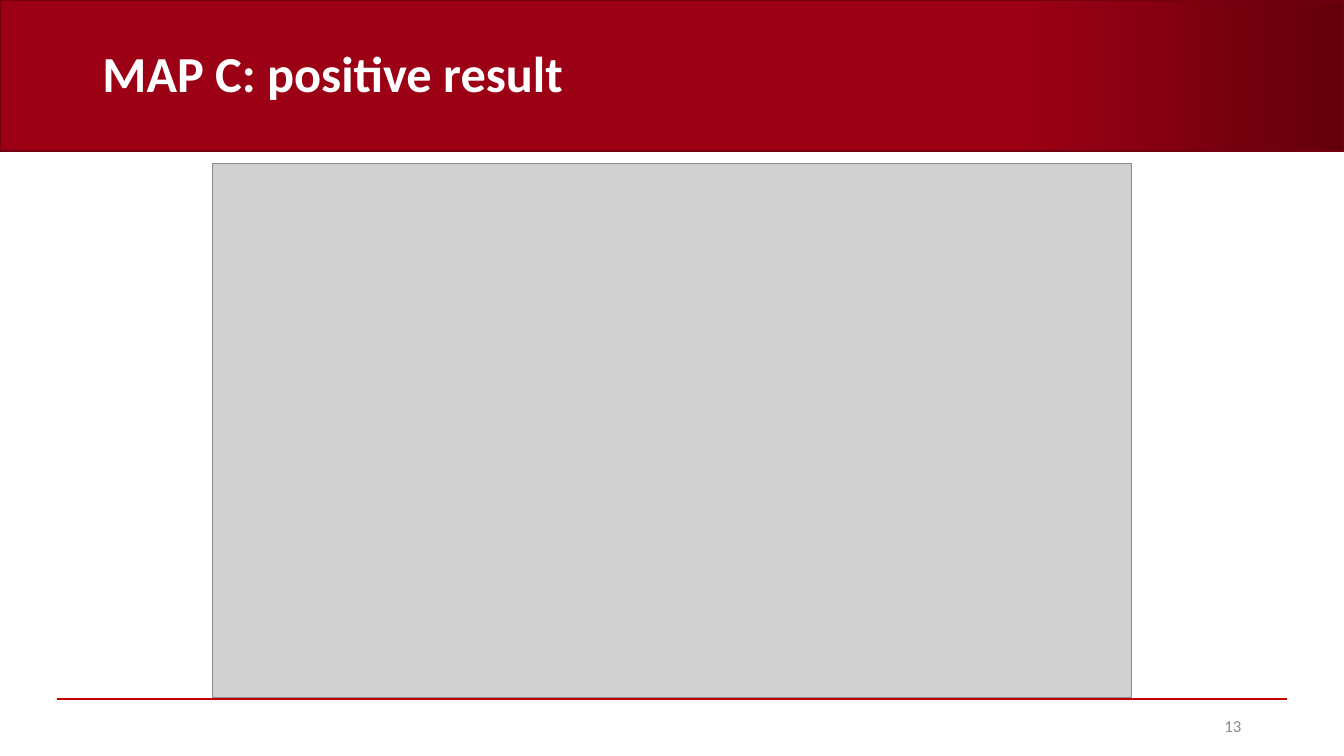
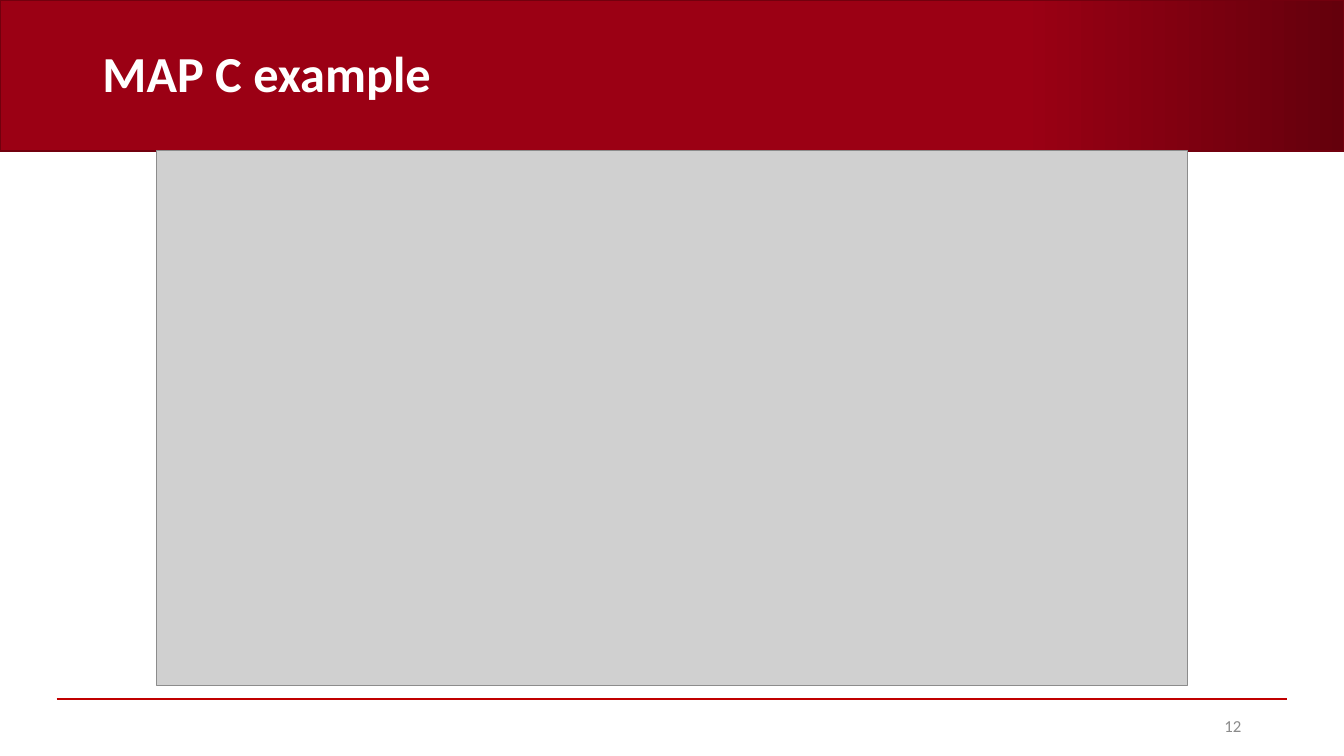
Before and after one commit to AndreaCorrado00/Tesi_magistrale_Corrado_Andrea, a slide deck: slide 12 of Documentation/7. Envelope analysis.pptx (slide 13 before the commit). Drawn at 1344x756 pixels with LibreOffice and Linux fonts; fonts in the diff are those of the drawing; grey boxes stand for pictures; background and template pictures are left out. Boxes give left, top, right and bottom in pixels: in the first picture for what was removed or moved away, otherwise in the second. Text is boxed around its words. In the diff, an @@ line names an element or a change of style, - is before the commit and + after.

Commit message:
KB improved results

```diff
--- a/Documentation/7. Envelope analysis.pptx
+++ b/Documentation/7. Envelope analysis.pptx
@@ title at [102,56,431,100]: text changed @@
-MAP C: positive result
+MAP C example
@@ picture: place and size @@
-picture at [213,163,1132,698]
+picture at [156,150,1188,686]
@@ page number at [1224,721,1241,732]: text changed @@
-13
+12
```
Also in this commit, not shown: 18 other slides changed, 11 slides added, 4 slides removed.
